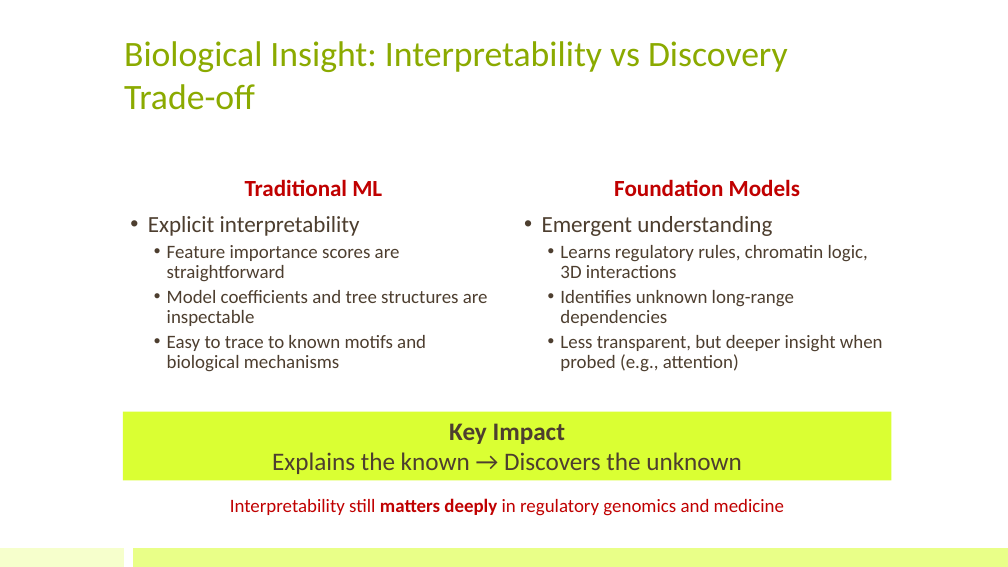
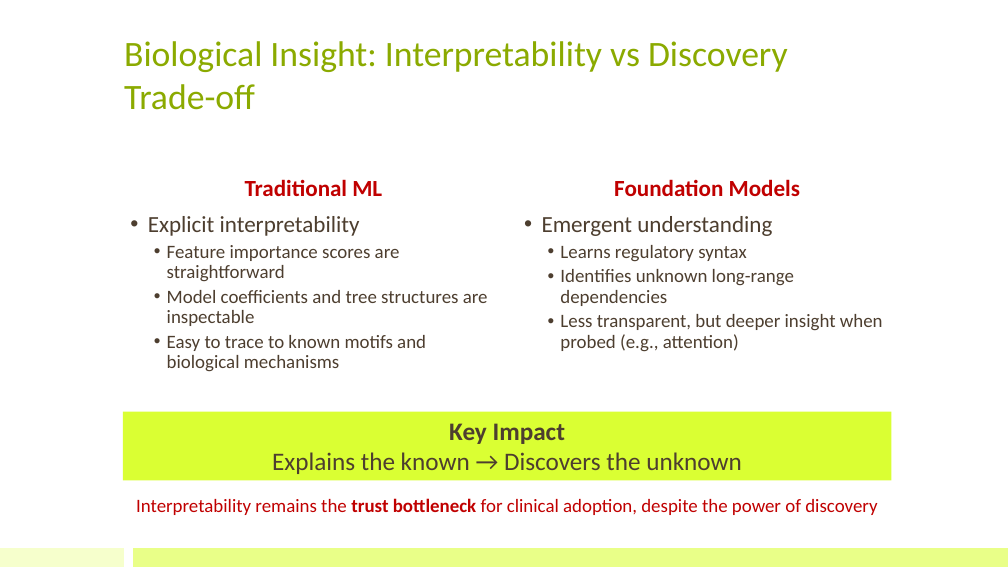
Before and after one commit to bioinfo-kaust/gfm-workshop, a slide deck: slide 14 of lecture_slides/1.day1_before_lunch/lecture_1a_intro_gfm.pptx. Drawn at 1008x567 pixels with LibreOffice and Linux fonts; fonts in the diff are those of the drawing. Boxes give left, top, right and bottom in pixels: in the first picture for what was removed or moved away, otherwise in the second. Text is boxed around its words. In the diff, an @@ line names an element or a change of style, - is before the commit and + after.

```diff
--- a/lecture_slides/1.day1_before_lunch/lecture_1a_intro_gfm.pptx
+++ b/lecture_slides/1.day1_before_lunch/lecture_1a_intro_gfm.pptx
@@ text at (560, 245, 747, 262): text changed @@
-  • Learns regulatory rules, chromatin logic, 3D interactions
+  • Learns regulatory syntax
@@ text at (136, 498, 877, 515): text changed @@
-Interpretability still matters deeply in regulatory genomics and medicine
+Interpretability remains the trust bottleneck for clinical adoption, despite the power of discovery
```
Also in this commit, not shown: 12 other slides changed, 2 other files.
